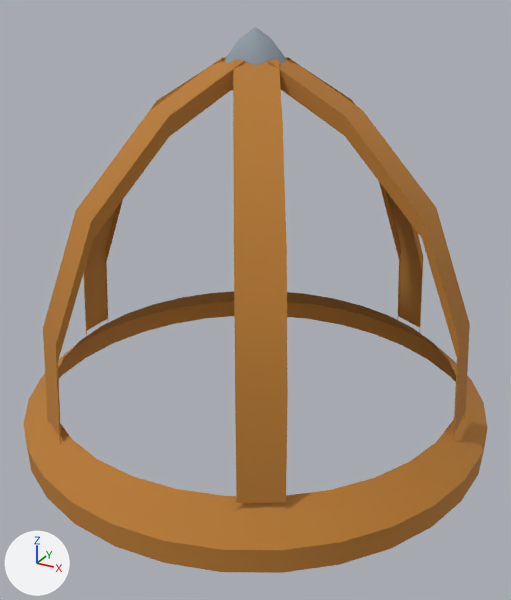
A saved change to the COLLADA model Art/Models/premium/flasher-cage.dae.
Camera for both pictures: a 50 mm lens placed at (1.4, -2.54, 1.83), pointed at (0.05, -0.09, 0.61). The axes (+X, +Y, +Z) are drawn at lower left. The lights are the same throughout. The picture after the commit comes second. Vertices at exactly the same position are counted once.

The first picture shows 'accent', 'metal'.
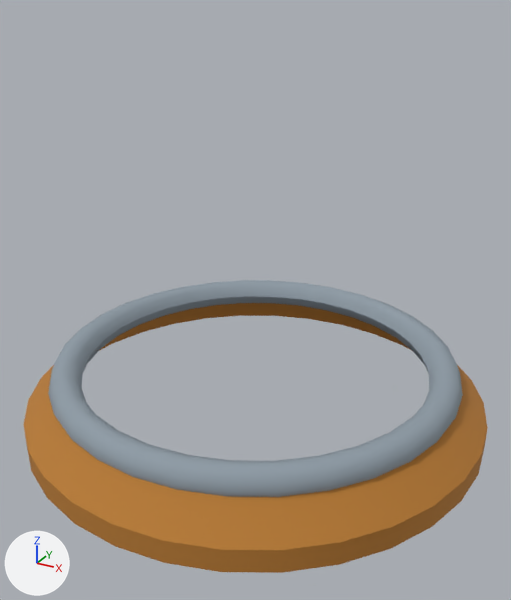
What differs and where, as boxes (x1, y1, x2, y2) in the pictures (511 x 600 px):
'accent', reshaped (48% shorter): before (23, 57, 488, 573); after (23, 303, 488, 573)
'metal', reshaped: before (226, 27, 285, 90); after (48, 280, 463, 497)
part 1 of me_accent, deleted (orange): before (43, 57, 470, 505)
part 2 of me_metal, added: after (48, 280, 463, 497)
part 3 of me_metal, deleted: before (226, 27, 285, 90)

Patch to the scene script:
```diff
--- a/Art/Models/premium/flasher-cage.dae.py
+++ b/Art/Models/premium/flasher-cage.dae.py
@@ me_accent @@
 # used by ob_accent; location = (0.0, 0.0, 0.0)
-me_accent.from_pydata(...)  # 216 vertices, 272 faces; spans x -1.05..1.05, y -1.05..1.05, z 0.0..1.59
+me_accent.from_pydata(...)  # 96 vertices, 128 faces; spans x -1.05..1.05, y -1.05..1.05, z 0.0..0.22
+# me_accent part 1: 6 loose pieces with 120 vertices, spanning x -0.95..0.95, y -0.87..0.87, z 0.15..1.59, are deleted
 me_accent.materials.append(mat_accent)
@@ me_metal @@
 # used by ob_metal; location = (0.0, 0.0, 0.0)
-me_metal.from_pydata(...)  # 48 vertices, 72 faces; spans x -0.14..0.14, y -0.14..0.14, z 1.48..1.7
+me_metal.from_pydata(...)  # 256 vertices, 512 faces; spans x -0.93..0.93, y -0.93..0.93, z 0.17..0.31
+# me_metal part 2: 256 vertices added at x -0.93..0.93, y -0.93..0.93, z 0.17..0.31, forming a torus around z (ring radius 0.86, tube radius 0.07)
+# me_metal part 3: 48 vertices removed from x -0.14..0.14, y -0.14..0.14, z 1.48..1.7
 me_metal.materials.append(mat_metal)
```
